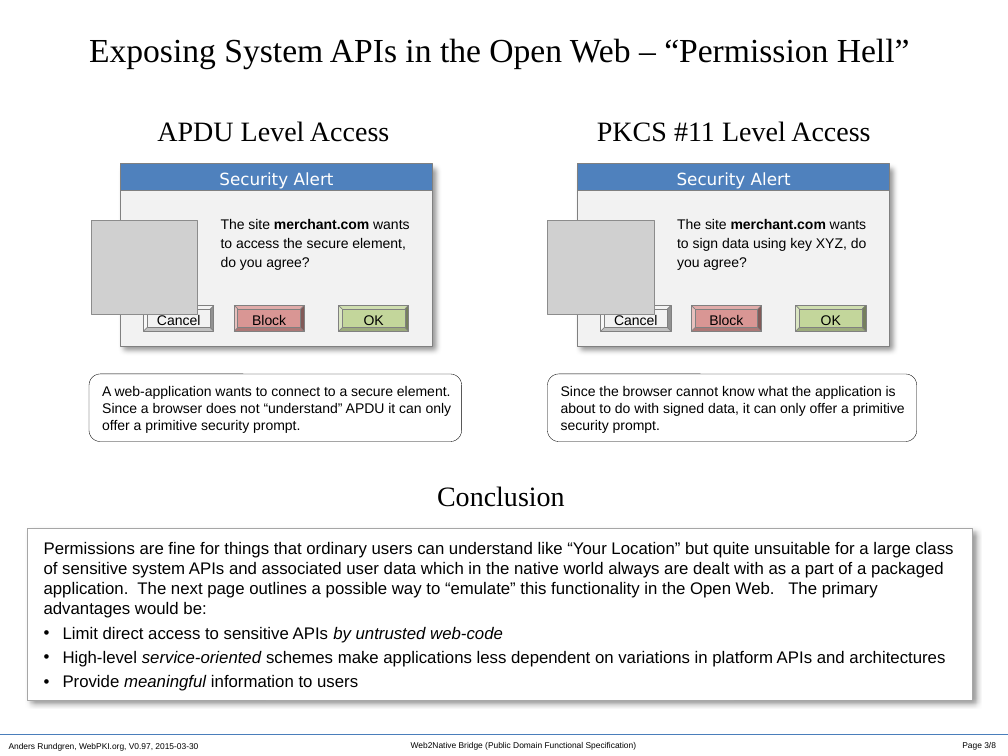
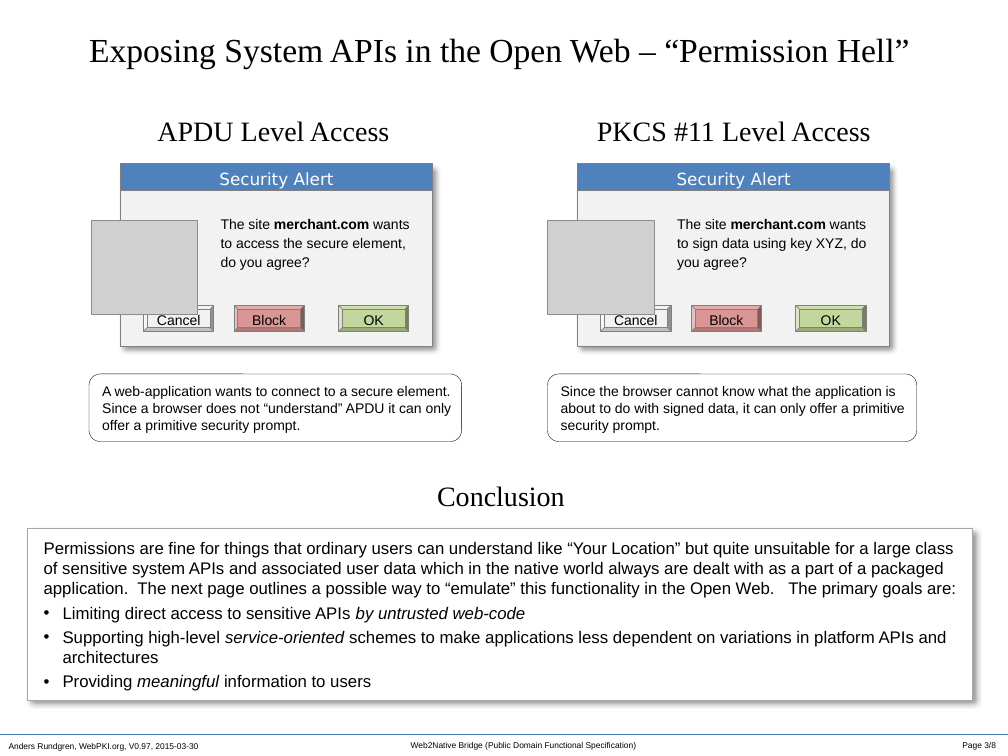
Before and after one commit to cyberphone/openkeystore.old, a slide deck: slide 3 of resources/docs/web2native-bridge.pptx. Drawn at 1008x756 pixels with LibreOffice and Linux fonts; fonts in the diff are those of the drawing; grey boxes stand for pictures. Boxes give left, top, right and bottom in pixels: in the first picture for what was removed or moved away, otherwise in the second. Text is boxed around its words. In the diff, an @@ line names an element or a change of style, - is before the commit and + after.

```diff
--- a/resources/docs/web2native-bridge.pptx
+++ b/resources/docs/web2native-bridge.pptx
@@ text in rectangle at (44,542,956,691): text changed @@
-Permissions are fine for things that ordinary users can understand like “Your Location” but quite unsuitable for a large class of sensitive system APIs and associated user data which in the native world always are dealt with as a part of a packaged application. The next page outlines a possible way to “emulate” this functionality in the Open Web. The primary advantages would be:
-• Limit direct access to sensitive APIs by untrusted web-code
-• High-level service-oriented schemes make applications less dependent on variations in platform APIs and architectures
-• Provide meaningful information to users
+Permissions are fine for things that ordinary users can understand like “Your Location” but quite unsuitable for a large class of sensitive system APIs and associated user data which in the native world always are dealt with as a part of a packaged application. The next page outlines a possible way to “emulate” this functionality in the Open Web. The primary goals are:
+• Limiting direct access to sensitive APIs by untrusted web-code
+• Supporting high-level service-oriented schemes to make applications less dependent on variations in platform APIs and architectures
+• Providing meaningful information to users
```
Also in this commit, not shown: 1 other slide changed, 1 other file.
